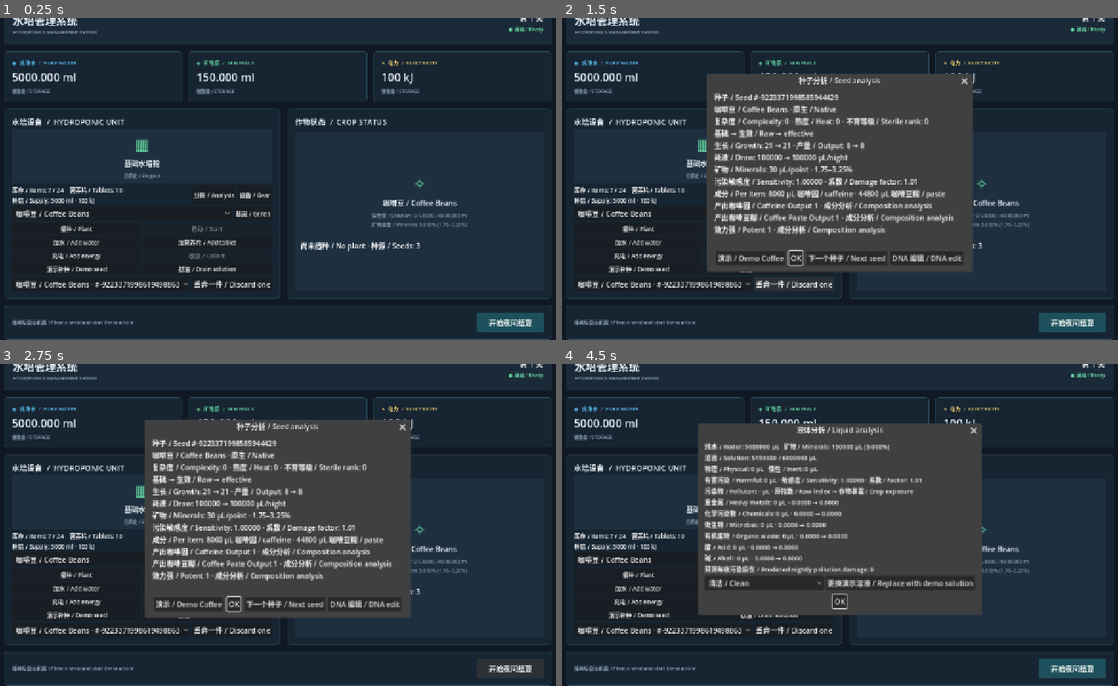
Above: before the commit, frames 1-4 (two rows, left to right).
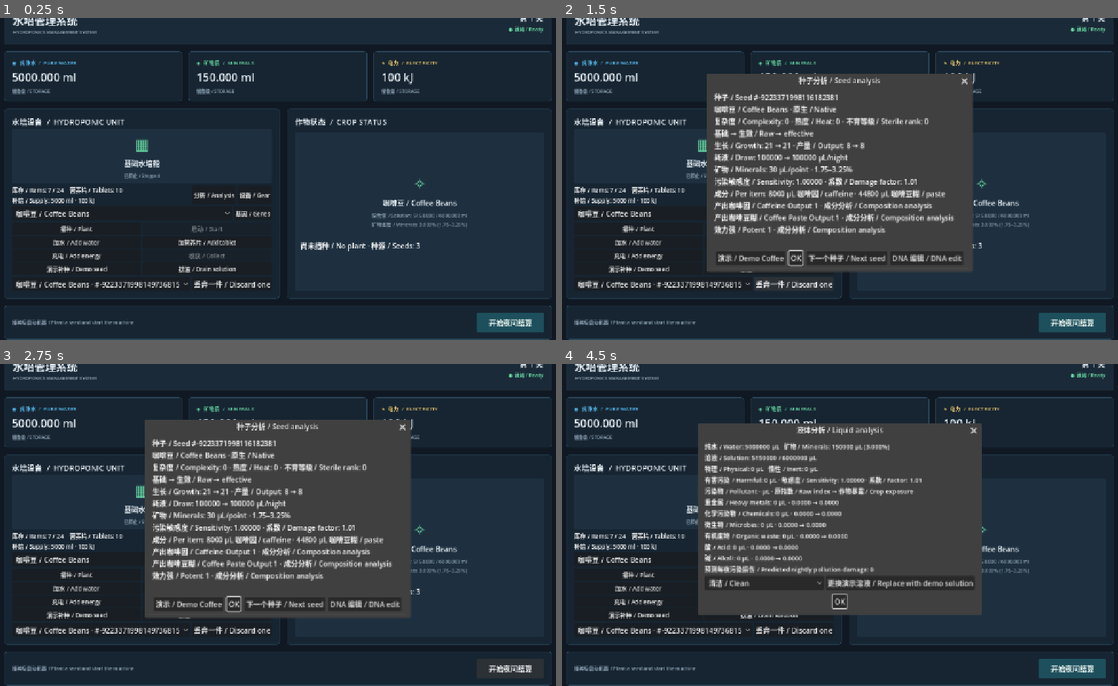
Above: after the commit, the same moments.

Repository: KAFIUL-ISLAM/hydroponics-management-simulator
Game: Godot game, scene res://scenes/coffee_dashboard.tscn
The game is run twice, just before and just after one commit, with the same random seed, the same clock (stepped at 60 frames per second) and the same inputs.
Inputs:
- Up to frame 1 (0.25 s): no input
- Up to frame 2 (1.5 s): click "基因 / Genes" at 0.5 s; click "丢弃一件 / Discard one" at 1.25 s
- Up to frame 3 (2.75 s): click "开始夜间结算" at 2 s
- Up to frame 4 (4.5 s): click "开始夜间结算" at 2.75 s; click "OK" at 3.5 s; click "分析 / Analysis" at 4.25 s

The runs differ from the first frame. In frame 1, less than 0.1% of the frame differs, in the area x 25-33%, y 82-84%; in frame 2, 0.1%, in the area x 25-50%, y 23-84%; in frame 3, 0.1%; in frame 4, less than 0.1%.

Commit message:
fix: prevent inventory metadata type mismatch during item removal

Diff:
--- a/scripts/coffee_dashboard.gd
+++ b/scripts/coffee_dashboard.gd
@@ -133,8 +133,11 @@
 	add_child(confirm_action)
 	confirm_action.canceled.connect(func() -> void: pending_action = Callable())
 	confirm_action.confirmed.connect(func() -> void:
-		var accepted: bool = pending_action.call()
+		var command := pending_action
 		pending_action = Callable()
+		if not command.is_valid():
+			return
+		var accepted: bool = command.call()
 		_render()
 		control_hint.text = "操作完成 / Action complete" if accepted else "操作被拒绝 / Action rejected"
 	)
@@ -369,21 +372,21 @@
 	return true
 
 func _show_genetics() -> void:
-	var seed: Farm.Seed
+	var inspected_seed: Farm.Seed
 	var result: Genetics.Effective
 	next_seed_button.disabled = farm.plant != null or farm.seed_count(farm.crop) < 2
 	demo_genes_button.disabled = farm.plant != null or farm.crop != farm.catalog[0] or farm.occupied_slots() >= farm.inventory_capacity
 	if farm.plant != null:
-		seed = farm.plant.seed_item
+		inspected_seed = farm.plant.seed_item
 		result = farm.plant.genetics
 	else:
-		seed = farm.selected_seed()
-		if seed == null:
+		inspected_seed = farm.selected_seed()
+		if inspected_seed == null:
 			genetics_dialog.dialog_text = "无可用种子 / No seed available"
 			genetics_dialog.popup_centered()
 			return
-		result = seed.analyze()
-	var text := "种子 / Seed #%d\n" % seed.get_instance_id()
+		result = inspected_seed.analyze()
+	var text := "种子 / Seed #%d\n" % inspected_seed.get_instance_id()
 	if farm.plant != null and farm.plant.reproduction != null and farm.plant.reproduction.eligible:
 		var returned := farm.plant.reproduction
 		text += "待领取种子 / Pending offspring: %d · 尝试 / Attempts: %d\n" % [returned.offspring_count, returned.attempts]
@@ -432,7 +435,12 @@
 	if stored_items.selected < 0:
 		return
 	var item: Variant = stored_items.get_selected_metadata()
-	pending_action = farm.discard_seed_instance.bind(item) if item is Farm.Seed else farm.discard_product.bind(item)
+	if item is Farm.Seed:
+		pending_action = farm.discard_seed_instance.bind(item)
+	elif item is String:
+		pending_action = farm.discard_product.bind(item)
+	else:
+		return
 	confirm_action.dialog_text = "永久丢弃一件？ / Permanently discard one?\n" + stored_items.get_item_text(stored_items.selected)
 	confirm_action.popup_centered()
 
@@ -478,6 +486,7 @@
 	actions["energy"].tooltip_text = "每次 / Per refill: %d kJ" % farm.refill_energy_kj
 	crop_menu.disabled = not farm.configured or farm.plant != null
 	crop_menu.select(farm.catalog.find(farm.crop))
+	var selected_item: Variant = stored_items.get_selected_metadata() if stored_items.selected >= 0 else null
 	stored_items.clear()
 	for definition in farm.catalog:
 		for item: Farm.Seed in farm.seed_stock(definition):
@@ -486,9 +495,13 @@
 	for key: String in farm.products:
 		stored_items.add_item("%s × %d" % [key, farm.products[key]])
 		stored_items.set_item_metadata(stored_items.item_count - 1, key)
-	if stored_items.item_count > 0:
-		stored_items.select(0)
-	actions["discard"].disabled = not farm.configured or stored_items.item_count == 0
+	var restored_index := 0 if stored_items.item_count > 0 else -1
+	for index in stored_items.item_count:
+		if is_same(stored_items.get_item_metadata(index), selected_item):
+			restored_index = index
+			break
+	stored_items.select(restored_index)
+	actions["discard"].disabled = not farm.configured or stored_items.selected < 0
 	actions["seed_supply"].disabled = not farm.configured or farm.occupied_slots() >= farm.inventory_capacity
 	actions["drain"].disabled = not farm.configured or farm.vessel.total_ul() == 0
 	var mature := farm.plant != null and farm.plant.stage == Farm.Plant.Stage.MATURE
--- a/tests/test_equipment.gd
+++ b/tests/test_equipment.gd
@@ -74,8 +74,8 @@
 	farm = ui.farm
 	farm.select_species(1)
 	farm.load_demo_solution(0)
-	var seed = farm.selected_seed()
-	seed.traits["High Yield"] = 3
+	var selected_seed = farm.selected_seed()
+	selected_seed.traits["High Yield"] = 3
 	_check(farm.install_module(E.Module.NUTRITION) and farm.install_module(E.Module.NUTRITION), "stacked crop modules")
 	farm.plant_bean()
 	farm.toggle_running()
--- a/tests/test_genetics.gd
+++ b/tests/test_genetics.gd
@@ -64,16 +64,16 @@
 	add_child(viewport)
 	var ui = UI.instantiate()
 	viewport.add_child(ui)
-	var seed = ui.farm.beans.back()
-	_check(seed.get_instance_id() != ui.farm.beans.front().get_instance_id(), "independent identity")
-	seed.traits["Fast Growth"] = 2
-	seed.traits["Drought Resistant"] = 1
+	var selected_seed = ui.farm.beans.back()
+	_check(selected_seed.get_instance_id() != ui.farm.beans.front().get_instance_id(), "independent identity")
+	selected_seed.traits["Fast Growth"] = 2
+	selected_seed.traits["Drought Resistant"] = 1
 	_check(not ui.farm.beans.front().traits.has("Fast Growth") and not COFFEE.native_traits.has("Fast Growth"), "independent traits")
 	ui.actions["genetics"].pressed.emit()
 	_check(ui.genetics_dialog.dialog_text.contains("Modified") and ui.genetics_dialog.dialog_text.contains("Fast Growth 2"), "stock dialog binding")
 	ui.genetics_dialog.hide()
 	ui.actions["plant"].pressed.emit()
-	seed.traits["Fast Growth"] = 1
+	selected_seed.traits["Fast Growth"] = 1
 	_check(ui.farm.plant.target == 15 and ui.farm.plant.genetics.traits["Fast Growth"] == 2, "plant freezes seed properties")
 	ui.actions["genetics"].pressed.emit()
 	_check(ui.genetics_dialog.dialog_text.contains("Fast Growth 2"), "planted dialog binding")
Not shown, changed: docs/DEVELOPMENT_LOG.md
Not shown, changed: docs/TESTING_REPORT.md
